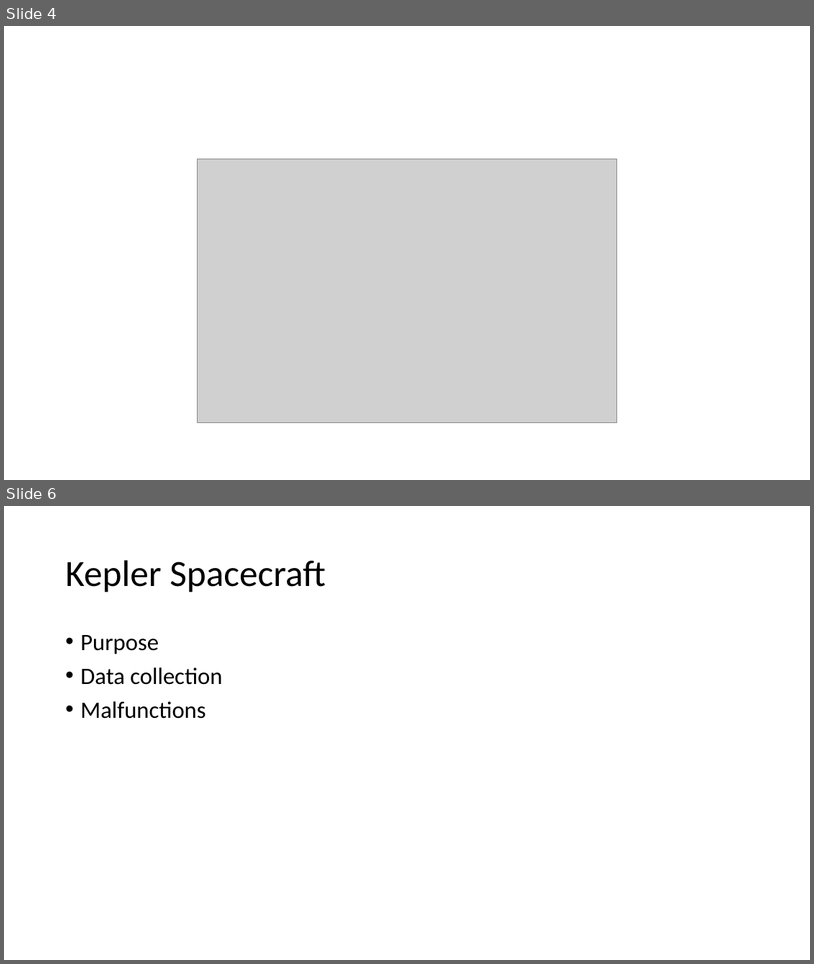
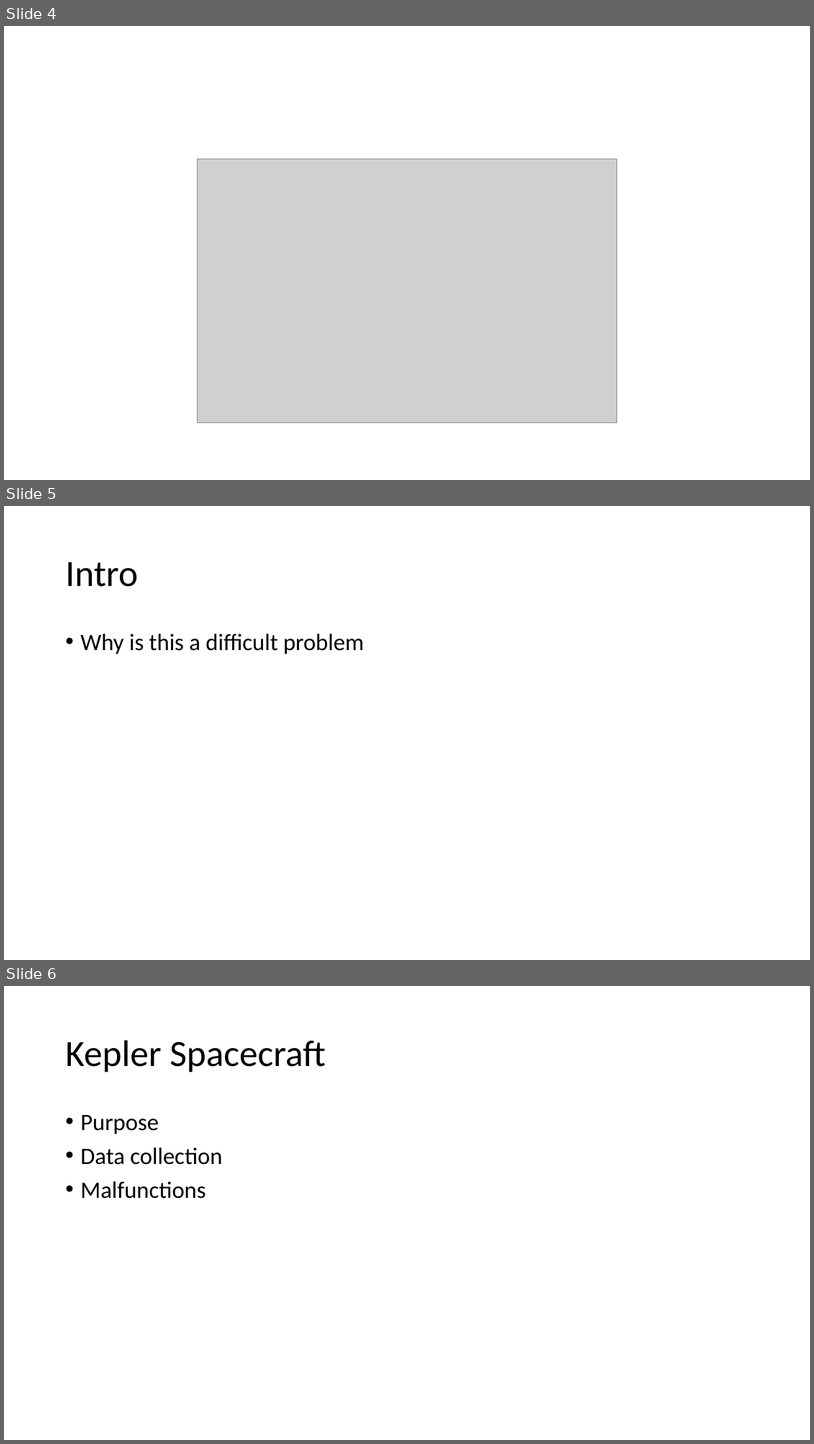
Before and after one commit to zachdg7/Exoplanet_Detection, a slide deck: Exoplanet_Presentation.pptx. Shown one above the other, each under a label of ours: slides 4 and 6 before the commit, slides 4, 5 and 6 after it; the slides between them are not shown. The pictures are 814x964 and 814x1444 pixels, drawn with LibreOffice and Linux fonts; fonts in the diff are those of the drawing; grey boxes stand for pictures. Boxes give left, top, right and bottom in pixels: in the first picture for what was removed or moved away, otherwise in the second. Text is boxed around its words. In the diff, an @@ line names an element or a change of style, - is before the commit and + after.

```diff
--- a/Exoplanet_Presentation.pptx
+++ b/Exoplanet_Presentation.pptx
@@ slide 5 added at (4, 506, 810, 960), background #FFFFFF @@
@@ title added at (65, 562, 138, 587), 44 pt, text #000000 @@
+Intro
@@ text added at (80, 633, 364, 654), 28 pt, text #000000 @@
+• Why is this a difficult problem
```
Also in this commit, not shown: 2 slides changed, 1 other slide added, 1 slide removed, 2 other files.
